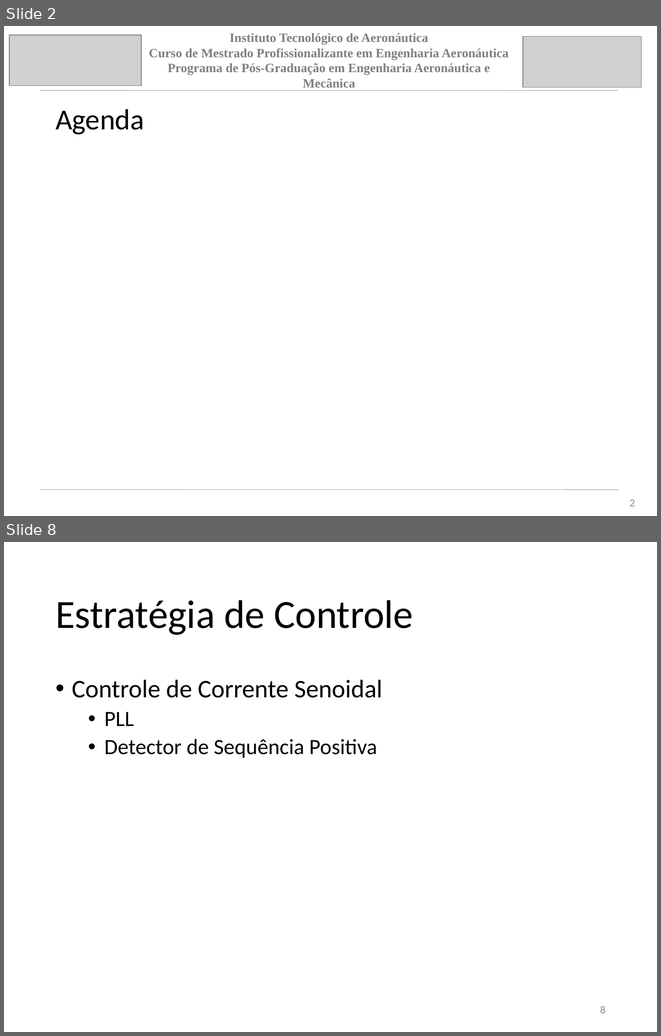
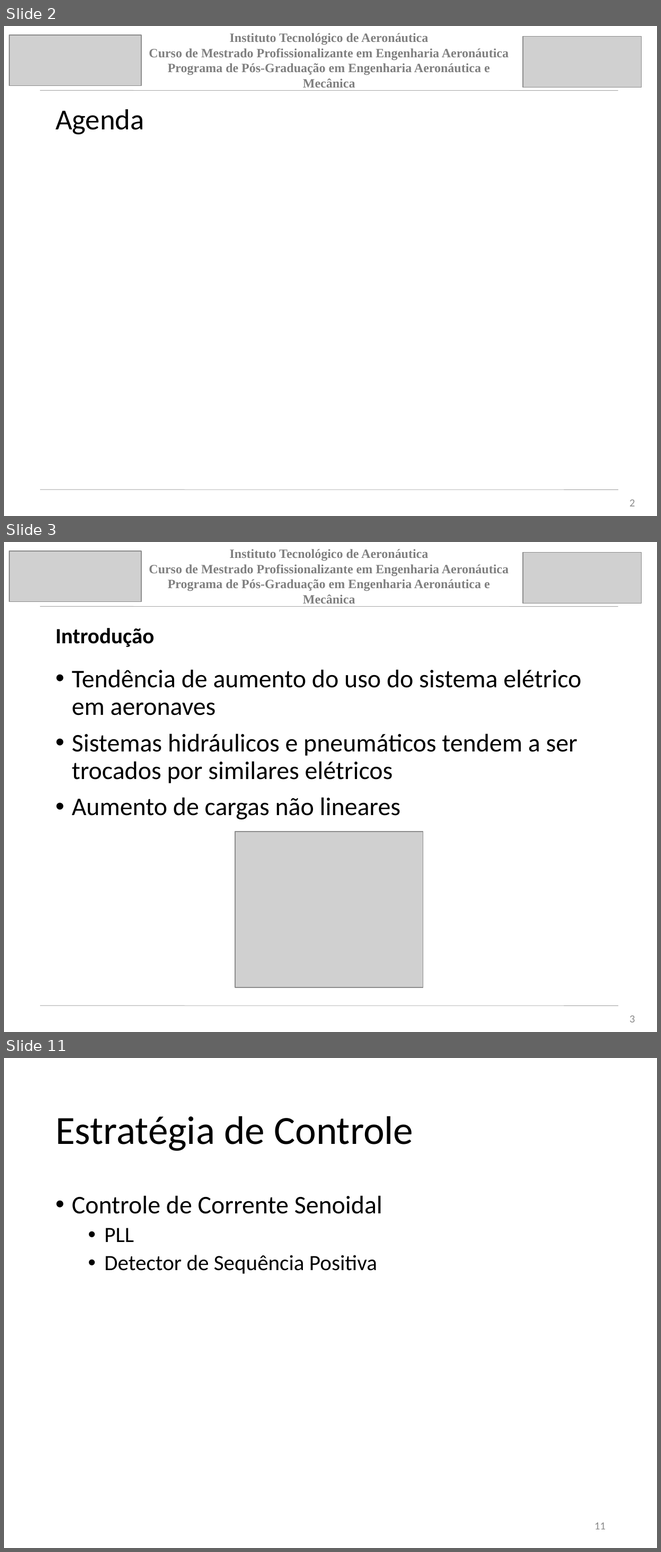
Before and after one commit to jpsoliv/MestradoJPSO, a slide deck: Apresentação/Apresentação_baixo_nivel.pptx. Shown one above the other, each under a label of ours: slides 2 and 8 before the commit, slides 2, 3 and 11 after it; the slides between them are not shown. The pictures are 661x1036 and 661x1552 pixels, drawn with LibreOffice and Linux fonts; fonts in the diff are those of the drawing; grey boxes stand for pictures. Boxes give left, top, right and bottom in pixels: in the first picture for what was removed or moved away, otherwise in the second. Text is boxed around its words. In the diff, an @@ line names an element or a change of style, - is before the commit and + after.

```diff
--- a/Apresentação/Apresentação_baixo_nivel.pptx
+++ b/Apresentação/Apresentação_baixo_nivel.pptx
@@ slide 3 added at (x1=4, y1=542, x2=657, y2=1032), background #FFFFFF @@
@@ picture added at (x1=9, y1=551, x2=141, y2=602) @@
@@ text added at (x1=149, y1=549, x2=509, y2=607), 14 pt, text #7F7F7F, bold @@
+Instituto Tecnológico de Aeronáutica
+Curso de Mestrado Profissionalizante em Engenharia Aeronáutica
+Programa de Pós-Graduação em Engenharia Aeronáutica e Mecânica
@@ picture added at (x1=523, y1=553, x2=642, y2=603) @@
@@ line added from (40, 607) to (618, 607), #A5A5A5 0.51 pt @@
@@ title added at (x1=55, y1=628, x2=154, y2=647), 24 pt, text #000000, bold @@
+Introdução
@@ text added at (x1=72, y1=669, x2=581, y2=820), 28 pt, text #000000 @@
+• Tendência de aumento do uso do sistema elétrico em aeronaves
+• Sistemas hidráulicos e pneumáticos tendem a ser trocados por similares elétricos
+• Aumento de cargas não lineares
@@ picture added at (x1=235, y1=831, x2=423, y2=987) @@
@@ line added from (41, 1006) to (618, 1006), #A5A5A5 0.51 pt @@
@@ page number added at (x1=629, y1=1015, x2=635, y2=1022), 12 pt, text #8C8C8C @@
+3
@@ what was slide 8 is now slide 11 @@
@@ page number at (x1=594, y1=1522, x2=606, y2=1529): text changed @@
-8
+11
```
Also in this commit, not shown: 6 slides changed, 2 other slides added.
